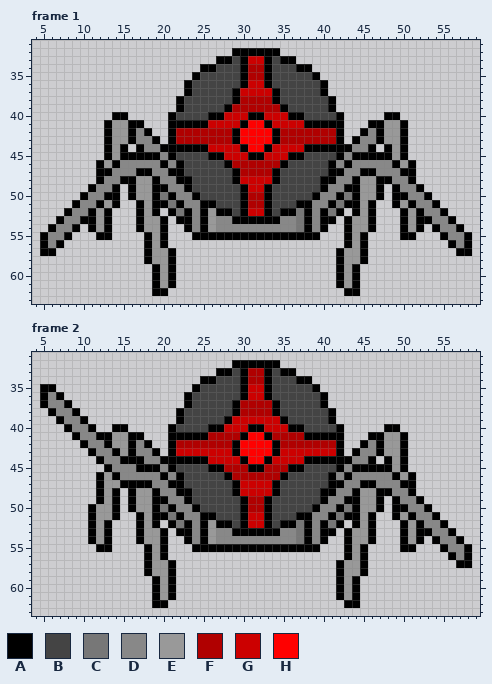
Edited in one commit: pixel-art file (images/enemy/sentry/small.ase). That is the earlier state.
64x64 pixels, 4 frames. Shown: frame 1: x 4..59, y 31..63; frame 2: x 4..59, y 31..63. The commit also changed other frames, which this record leaves out.
Palette (. is transparent): A #000000  B #444444  C #777777  D #888888  E #999999  F #b00000  G #cc0000  H #ff0000
Pixels before, frame 1, first column x 5:
32 ........................AAAAAA........................
33 ......................AABAGGABAA......................
34 ....................AABBBAFFABBBAA....................
35 ...................ABBBBBAFFABBBBBA...................
36 ..................ABBBBBBAGGABBBBBBA..................
37 ..................ABBBBBAGGGGABBBBBA..................
38 .................ABBBBBBAFFFFABBBBBBA.................
39 .................ABBBBBAFFFFFFABBBBBA.................
40 .........AA.....ABBBBAAGGGAAGGGAABBBBA.....AA.........
41 ........AEEAA...AAAAAGGGGAHHAGGGGAAAAA...AAEEA........
42 ........AEEADA..AFFFFFFFAHHHHAFFFFFFFA..ADAEEA........
43 ........AEEADDA.AFFFFFFFAHHHHAFFFFFFFA.ADDAEEA........
44 ........AEA.ADDAAAAAAGGGGAHHAGGGGAAAAAADDA.AEA........
45 ........AEAAAAADABBBBAAGGGAAGGGAABBBBADAAAAAEA........
46 .......AEADDDDDADABBBBBAFFFFFFABBBBBADADDDDDAEA.......
47 .......AADDDAADDAABBBBBBAFFFFABBBBBBAADDAADDDAA.......
48 .......ADDAAEEADDAABBBBBAGGGGABBBBBAADDAEEAADDA.......
49 ......ADDA.AEEAADDABBBBBBAGGABBBBBBADDAAEEA.ADDA......
50 .....ADDAA.AEEACADDABBBBBAFFABBBBBADDACAEEA.AADDA.....
51 ....ADDAEA..AEAACADDAABBBAFFABBBAADDACAAEA..AEADDA....
52 ...ADDAEA...AEA.ACADAEAABAGGABAACADACA.AEA...AEADDA...
53 ..ADDAAEA...AEEA.AADAEDDAAAAAADDCADAA.AEEA...AEAADDA..
54 .ADDA.AEA...AEEA..ADAEDDDDDDDDDDCADA..AEEA...AEA.ADDA.
55 ADDA...AA....AEA...AAAAAAAAAAAAAAAA...AEA....AA...ADDA
56 ADA..........AEA......................AEA..........ADA
57 AA...........AEEA....................AEEA...........AA
58 .............AEEA....................AEEA.............
59 ..............AEA....................AEA..............
60 ..............AEA....................AEA..............
61 ..............AEA....................AEA..............
62 ..............AA......................AA..............
Pixels before, frame 2, first column x 5:
32 ........................AAAAAA........................
33 ......................AABAFFABAA......................
34 ....................AABBBAFFABBBAA....................
35 AA.................ABBBBBAGGABBBBBA...................
36 ADA...............ABBBBBBAGGABBBBBBA..................
37 ADDA..............ABBBBBAFFFFABBBBBA..................
38 .ADDA............ABBBBBBAFFFFABBBBBBA.................
39 ..ADDA...........ABBBBBAGGGGGGABBBBBA.................
40 ...ADDA..AA.....ABBBBAAGGGAAGGGAABBBBA.....AA.........
41 ....ADDAAEEAA...AAAAAFFFFAHHAFFFFAAAAA...AAEEA........
42 .....ADDAEEADA..AFFFFFFFAHHHHAFFFFFFFA..ADAEEA........
43 ......ADDAEADDA.AGGGGGGGAHHHHAGGGGGGGA.ADDAEEA........
44 .......ADDAAADDAAAAAAGGGGAHHAGGGGAAAAAADDA.AEA........
45 ........ADDDAAADABBBBAAFFFAAFFFAABBBBADAAAAAEA........
46 .......AEADDDDDADABBBBBAFFFFFFABBBBBADADDDDDAEA.......
47 .......AEEAAAADDAABBBBBBAGGGGABBBBBBAADDAADDDAA.......
48 .......AEA.AEEADDAABBBBBAGGGGABBBBBAADDAEEAADDA.......
49 .......AEA.AEEAADDABBBBBBAFFABBBBBBADDAAEEA.ADDA......
50 ......AEEA.AEEACADDABBBBBAFFABBBBBADDACAEEA.AADDA.....
51 ......AEEA..AEAACADDAABBBAGGABBBAADDACAAEA..AEADDA....
52 ......AEA...AEA.ACADAEAABAGGABAACADACA.AEA...AEADDA...
53 ......AEA...AEEA.AADAEDDAAAAAADDCADAA.AEEA...AEAADDA..
54 ......AEA...AEEA..ADAEDDDDDDDDDDCADA..AEEA...AEA.ADDA.
55 .......AA....AEA...AAAAAAAAAAAAAAAA...AEA....AA...ADDA
56 .............AEA......................AEA..........ADA
57 .............AEEA....................AEEA...........AA
58 .............AEEA....................AEEA.............
59 ..............AEA....................AEA..............
60 ..............AEA....................AEA..............
61 ..............AEA....................AEA..............
62 ..............AA......................AA..............
And afterwards:
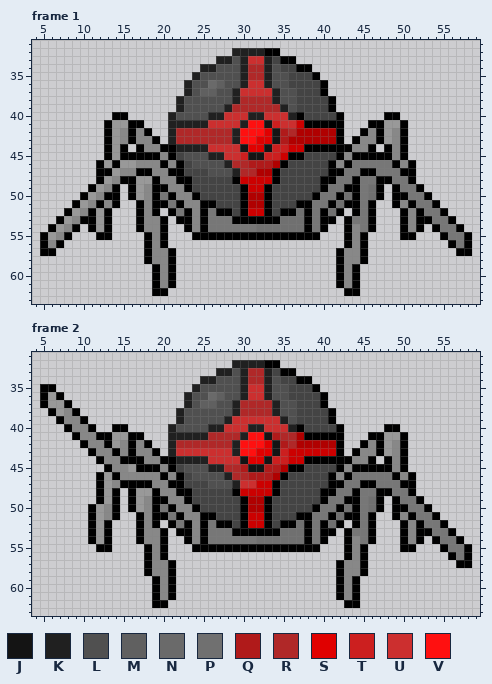
Colours new in this view: J #141414  K #202020  L #505050  M #606060  N #6a6a6a  P #707070  Q #b01a1a  R #b02828  S #e00000  T #cc1f1f  U #cc2f2f  V #ff1010
What changed:
Changed rows in their new state; - is an unchanged pixel.
Frame 1:
first column x 6:
32 -----------------------KKKK-------------------------
33 ---------------------KKLKUUK------------------------
34 -------------------KKLLLKRRKL-----------------------
35 ------------------KLLLLLKRRKLL----------------------
36 -----------------KLLNMLLKUUKLL----------------------
37 -----------------KLMMLLKUUUUKLL---------------------
38 ----------------KLLLLLLKRRRRKLL---------------------
39 ----------------KLLLLLKRRRRRRKL---------------------
40 ---------------KLLLLKKUUUKKUUUK---------------------
41 ---------------KKKKKUUUUKVVJTUU---------------------
42 ---------D-----KRRRRRRRKVVVSJQR------------D--------
43 ---------D-----KRRRRRRRKVVSSJQ-------------D--------
44 ----------------KKKKUUUUJSSJTT-------------D--------
45 -----------------LLLKKUUTJJTT--------------D--------
46 ---------EE-------LLLLKRRQQQ----------CCCCC-D-------
47 --------E-----------LLLKRR-----------CC--CCC--------
48 -------E----------------------------CC-CC--CC-------
49 ------E-----D----------------------CC--CP---CC------
50 -----E------D---------------------CC-P-CP----CC-----
51 ----E--D----D--------------------CC-P--C----D-CC----
52 ---E--------D-------C----------P-C-P---C-----D-CC---
53 --E---------DD------CCC------PPP-C----CC-----D--CC--
54 -E----------DD------CCCCCCPPPPPP-C----DC-----D---CC-
55 E------------D------------------------D-----------CC
56 -------------D------------------------D------------C
57 -------------DD----------------------DD-------------
58 -------------DD----------------------DD-------------
59 --------------D----------------------D--------------
60 --------------D----------------------D--------------
61 --------------D----------------------D--------------
Frame 2:
first column x 6:
32 -----------------------KKKK-------------------------
33 ---------------------KKLKRRK------------------------
34 -------------------KKLLLKRRKL-----------------------
35 ------------------KLLLLLKUUKLL----------------------
36 E----------------KLLNMLLKUUKLL----------------------
37 EE---------------KLMMLLKRRRRKLL---------------------
38 -E--------------KLLLLLLKRRRRKLL---------------------
39 ----------------KLLLLLKUUUUUUKL---------------------
40 ---------------KLLLLKKUUUKKUUUK---------------------
41 ---------------KKKKKRRRRKVVJQRR---------------------
42 ---------D-----KRRRRRRRKVVVSJQR------------D--------
43 ---------D-----KUUUUUUUKVVSSJT-------------D--------
44 ----------------KKKKUUUUJSSJTT-------------D--------
45 ----------E------LLLKKRRQJJQQ--------------D--------
46 ------------------LLLLKRRQQQ----------CCCCC-D-------
47 --------D-----------LLLKUU-----------CC--CCC--------
48 ------------------------------------CC-CC--CC-------
49 ------------D----------------------CC--CP---CC------
50 -------D----D---------------------CC-P-CP----CC-----
51 -------D----D--------------------CC-P--C----D-CC----
52 ------------D-------C----------P-C-P---C-----D-CC---
53 ------------DD------CCC------PPP-C----CC-----D--CC--
54 ------------DD------CCCCCCPPPPPP-C----DC-----D---CC-
55 -------------D------------------------D-----------CC
56 -------------D------------------------D------------C
57 -------------DD----------------------DD-------------
58 -------------DD----------------------DD-------------
59 --------------D----------------------D--------------
60 --------------D----------------------D--------------
61 --------------D----------------------D--------------
